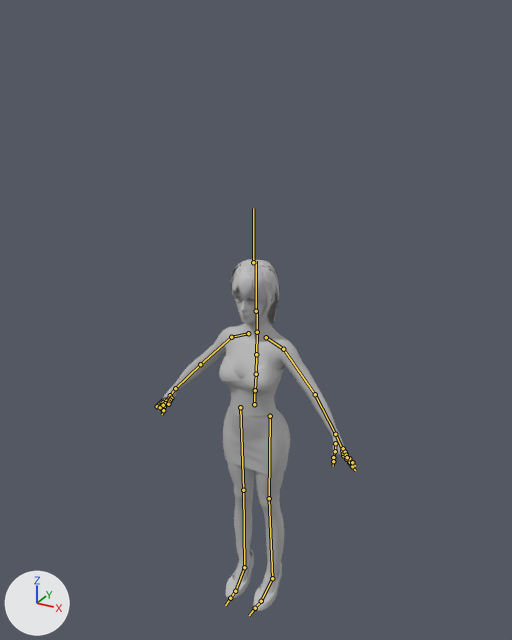
The FBX model project Neo-X/Assets/Player/PlayerCharacter_SherryBase.fbx as it was, and as the next commit left it.
Rendered twice from a 50 mm lens placed at (1.18, -2.17, 1.62), pointed at (-0.02, 0.02, 0.52). Lighting does not change. The marker at lower left points along +X, +Y and +Z. Both versions are drawn at the pose saved in each file; the numbers are the values there. The bones that bend it are drawn over the model as lines.

In view in the first picture: 'Body', 'Choker', 'Dress', 'Eyeball', 'Hair', 'Heels'.
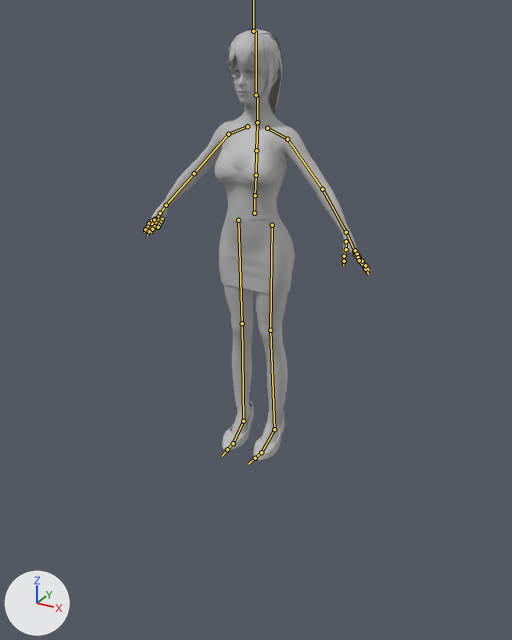
Location of each change, (x1, y1, x2, y2) in pixels of the pictures (512 x 640 px):
'Body', posed (13% wider, 27% taller): before (157, 288, 354, 594); after (145, 56, 367, 444)
'Dress', posed (11% wider, 16% taller): before (219, 325, 291, 475); after (215, 120, 295, 294)
'Hair', posed (14% wider, 27% taller): before (231, 259, 280, 325); after (227, 29, 283, 113)
'Heels', posed (10% wider): before (225, 550, 282, 611); after (222, 401, 285, 460)
'Choker', posed: before (247, 314, 269, 327); after (244, 101, 270, 113)
'Eyeball', posed: before (237, 298, 256, 303); after (234, 72, 256, 76)
bone 'mixamorig:Hips', root to tip: before (254, 404) to (254, 388); after (254, 213) to (254, 193)

The change, as a list of edits to the scene's bpy script:
```text
Change bone_mixamorig_hips:
    where bone_mixamorig_hips = bpy.data.objects['Armature'].pose.bones['mixamorig:Hips']
    bone_mixamorig_hips.location: (0.0, 0.0, 0.0) -> (0.0, 77.7, 0.0)
```
